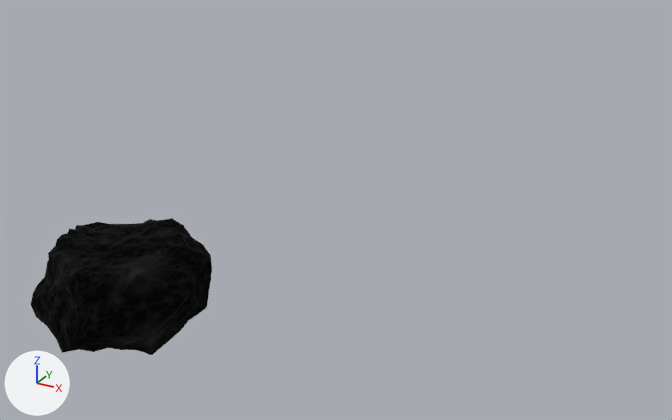
One commit to the Blender file assets/Placeholders/models/coal.blend: the scene before it, then after it.
Both versions are drawn from a 50 mm lens placed at (3.55, -3.82, 2.79), pointed at (0.9, 1.0, 0.37). Arrows for +X, +Y and +Z are at lower left; the lights stay in place.

The older version as bpy lines, for what is in view:
```python
me_gem = bpy.data.meshes.new('Gem')
me_gem.from_pydata(...)  # 457 vertices, 489 faces, 4 loose edges; spans x -0.473..0.516, y -0.59..0.562, z -0.391..0.419
me_gem.materials.append(mat_coal)
ob_gem = bpy.data.objects.new('Gem', me_gem)
ob_gem.location = (0.0, 0.0, 0.0)
```
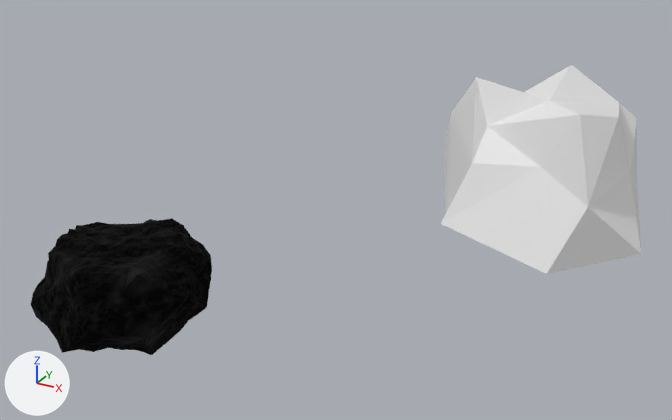
What differs and where, as boxes [x1, y1, x2, y2] in the pictures (672 x 420 px):
'Gem.001', added
    after: [441, 65, 641, 274]

The change in detail:
Mesh me_gem_001 is new.
It has 34 vertices, 49 faces and spans x 1.13..2.7, y 1.2..2.84, z -0.07..1.16.
Object 'Gem.001' (ob_gem_001) is new; it shows me_gem_001.
Its location is (0.0, 0.0, 0.0).
